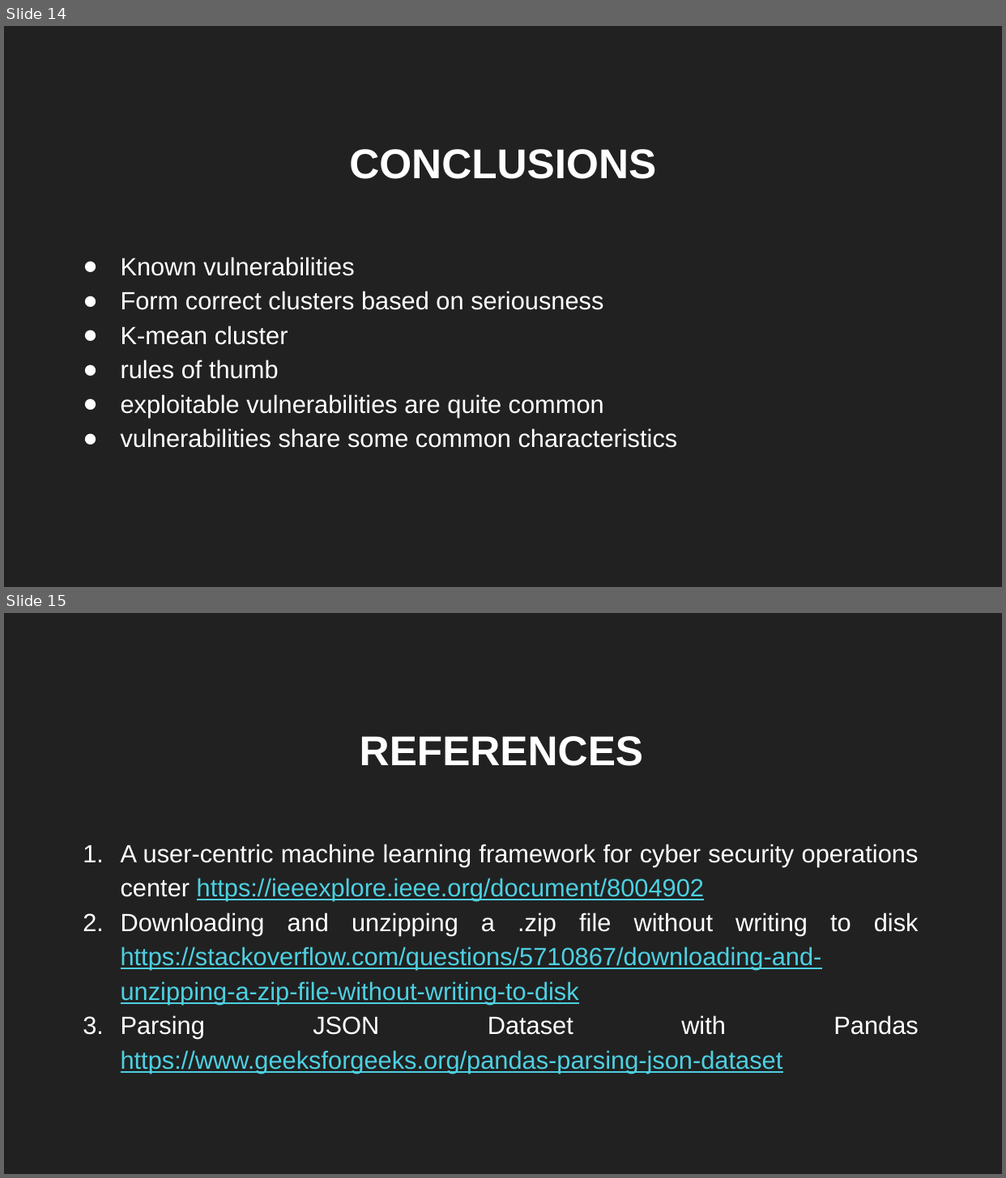
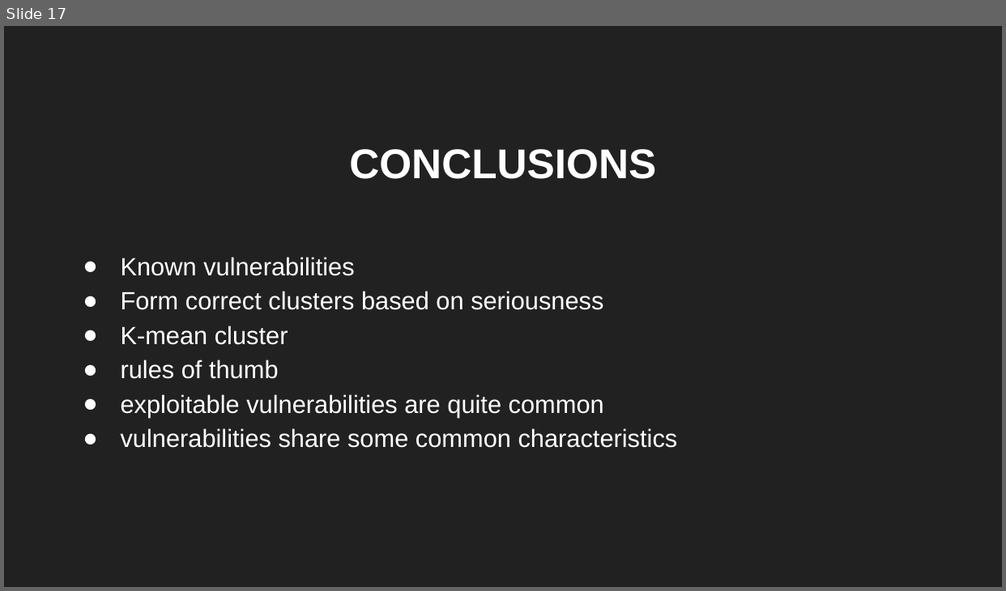
Before and after one commit to sbenstewart/cip-lab, a slide deck: presentation/presentation.pptx. Shown one above the other, each under a label of ours: slides 14 and 15 before the commit, slide 17 after it. The pictures are 1006x1178 and 1006x591 pixels, drawn with LibreOffice and Linux fonts; fonts in the diff are those of the drawing. Boxes give left, top, right and bottom in pixels: in the first picture for what was removed or moved away, otherwise in the second. Text is boxed around its words. In the diff, an @@ line names an element or a change of style, - is before the commit and + after.

```diff
--- a/presentation/presentation.pptx
+++ b/presentation/presentation.pptx
@@ slide 15 removed at (x1=4, y1=613, x2=1002, y2=1174), background #212121 @@
@@ title removed at (x1=360, y1=736, x2=643, y2=766) @@
-REFERENCES
@@ subtitle removed at (x1=121, y1=844, x2=918, y2=1073) @@
-1. A user-centric machine learning framework for cyber security operations center https://ieeexplore.ieee.org/document/8004902
-2. Downloading and unzipping a .zip file without writing to disk https://stackoverflow.com/questions/5710867/downloading-and-unzipping-a-zip-file-without-writing-to-disk
-3. Parsing JSON Dataset with Pandas https://www.geeksforgeeks.org/pandas-parsing-json-dataset
@@ what was slide 14 is now slide 17 @@
```
Also in this commit, not shown: 2 slides changed, 4 slides added, 1 other file.
